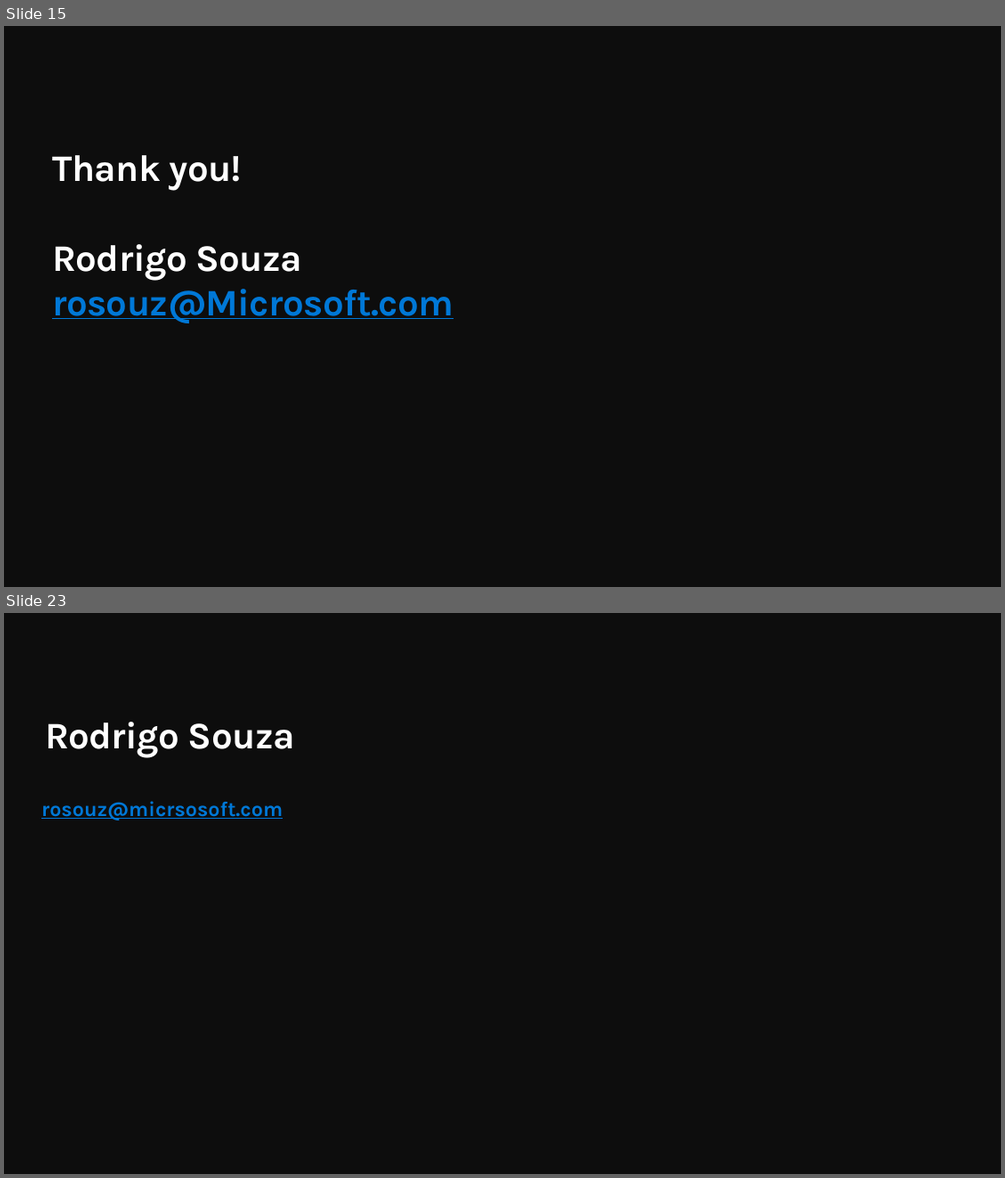
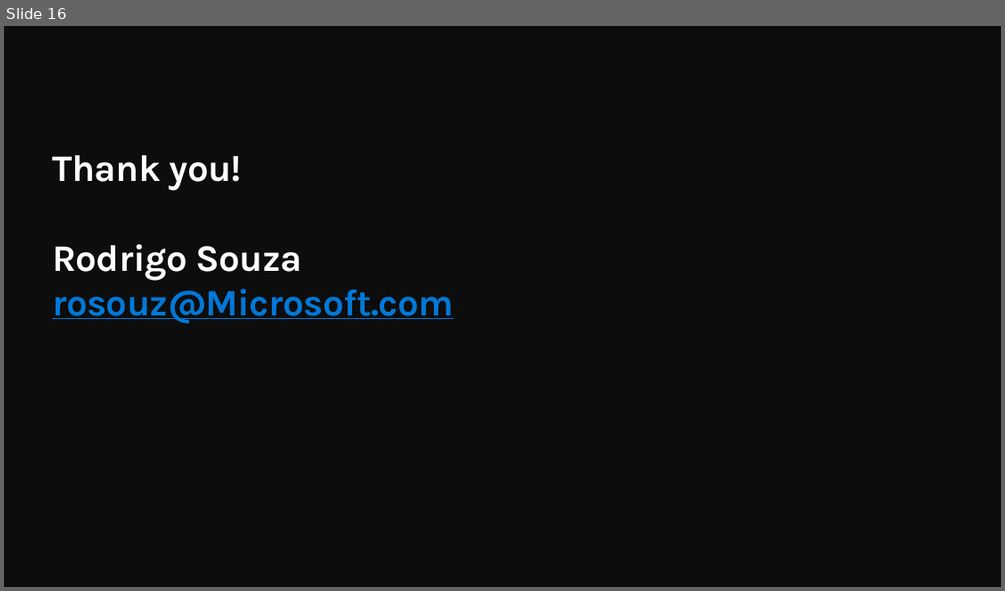
Before and after one commit to QuirkyDataScientist1978/Build-a-knowledge-mining-solution-using-Azure-AI, a slide deck: resources/slides/Opening.pptx. Shown one above the other, each under a label of ours: slides 15 and 23 before the commit, slide 16 after it; the slides between them are not shown. The pictures are 1005x1178 and 1005x591 pixels, drawn with LibreOffice and Linux fonts; fonts in the diff are those of the drawing; background and template pictures are left out. Boxes give left, top, right and bottom in pixels: in the first picture for what was removed or moved away, otherwise in the second. Text is boxed around its words. In the diff, an @@ line names an element or a change of style, - is before the commit and + after.

```diff
--- a/resources/slides/Opening.pptx
+++ b/resources/slides/Opening.pptx
@@ slide 23 removed at <box>4,613,1001,1174</box>, background #0D0D0D @@
@@ title removed at <box>45,722,295,758</box> @@
-Rodrigo Souza
@@ text removed at <box>41,801,283,820</box> @@
-rosouz@micrsosoft.com
@@ what was slide 15 is now slide 16 @@
```
Also in this commit, not shown: 1 slide changed, 1 slide added, 8 other slides removed.
